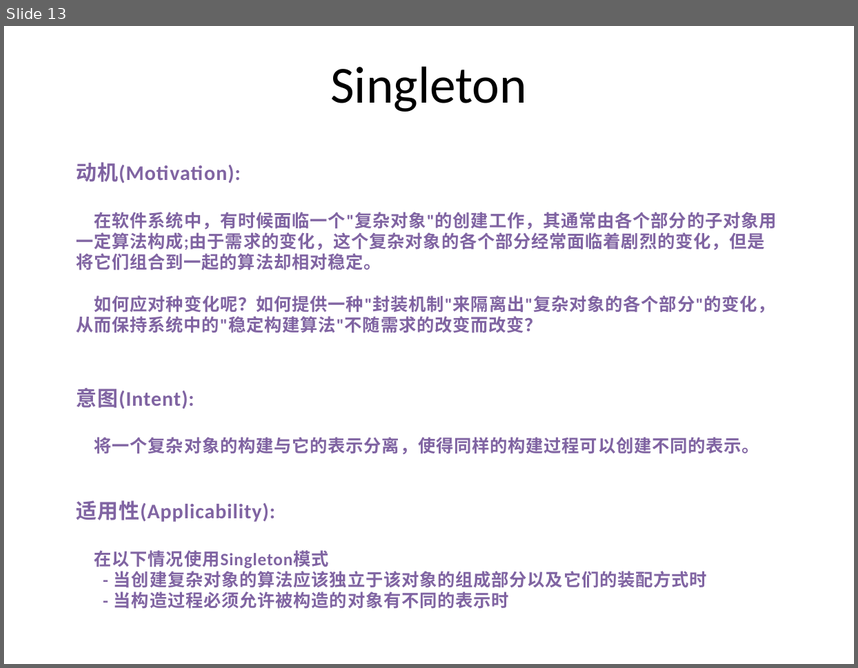
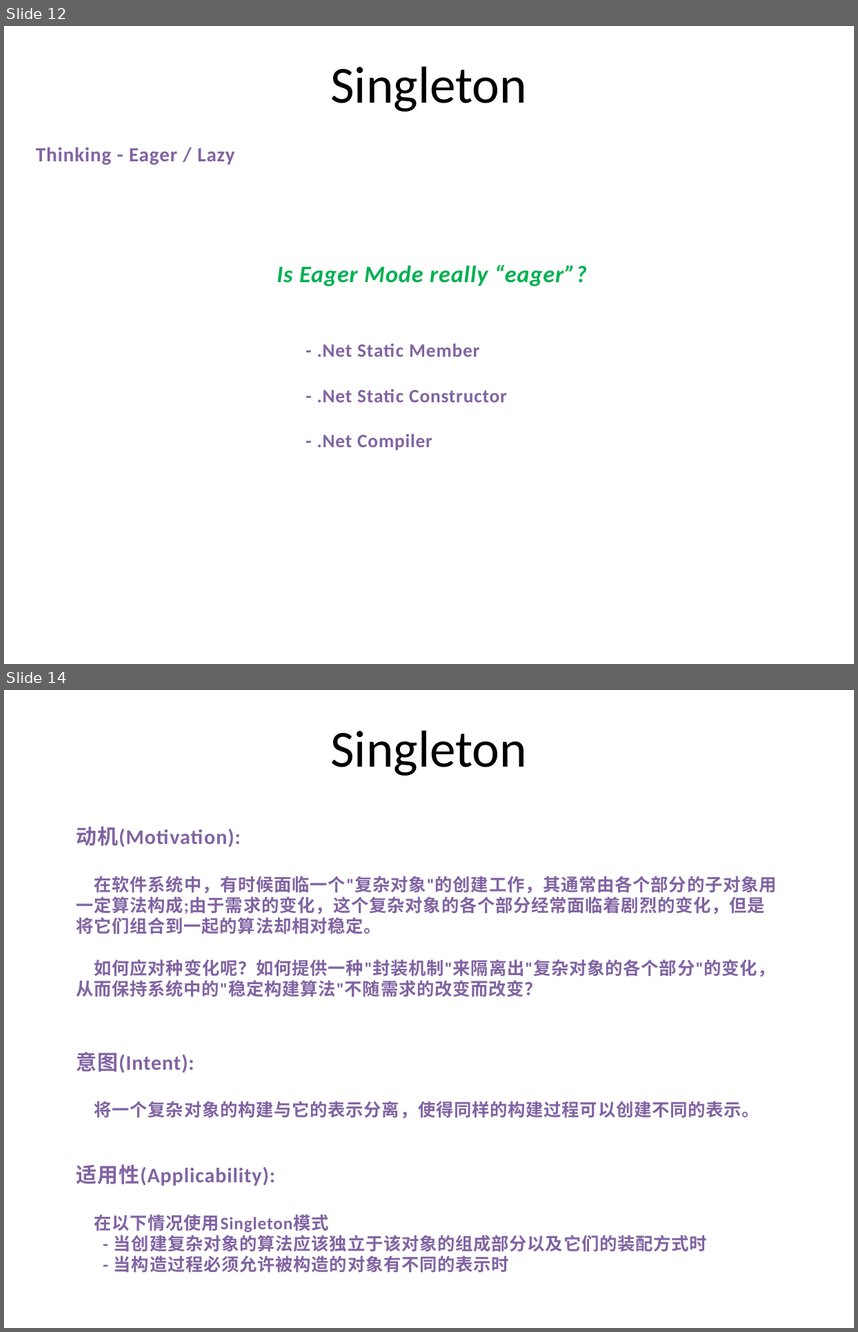
Before and after one commit to PlumpMath/DesignPattern-956, a slide deck: _Doc/DesignPattern.P3.Creational(Singleton).pptx. Shown one above the other, each under a label of ours: slide 13 before the commit, slides 12 and 14 after it; the slides between them are not shown. The pictures are 858x668 and 858x1332 pixels, drawn with LibreOffice and Linux fonts; fonts in the diff are those of the drawing. Boxes give left, top, right and bottom in pixels: in the first picture for what was removed or moved away, otherwise in the second. Text is boxed around its words. In the diff, an @@ line names an element or a change of style, - is before the commit and + after.

Commit message:
Updated Singleton code and PPT.

```diff
--- a/_Doc/DesignPattern.P3.Creational(Singleton).pptx
+++ b/_Doc/DesignPattern.P3.Creational(Singleton).pptx
@@ slide 12 added at bbox=[4, 26, 854, 664], background #FFFFFF @@
@@ text added at bbox=[330, 66, 527, 112], 44 pt, text #000000 @@
+Singleton
@@ text added at bbox=[36, 147, 234, 165], 17 pt, text #8064A2, bold @@
+Thinking - Eager / Lazy
@@ text added at bbox=[277, 265, 587, 450], 16 pt, text #8064A2, bold @@
+Is Eager Mode really “eager”?
+- .Net Static Member
+- .Net Static Constructor
+- .Net Compiler
@@ what was slide 13 is now slide 14 @@
```
Also in this commit, not shown: 4 slides changed, 6 other slides added, 7 slides removed, 20 other files.
